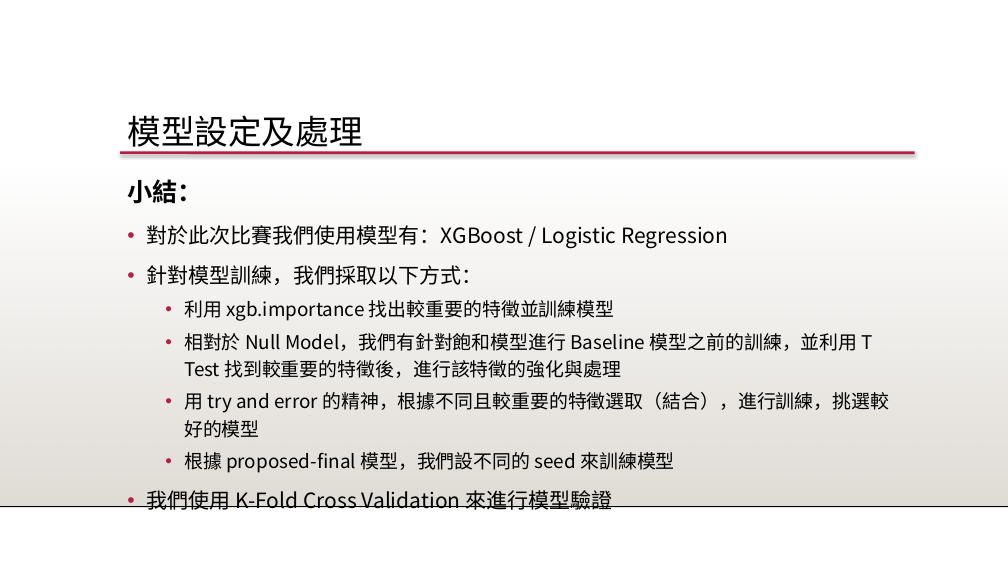
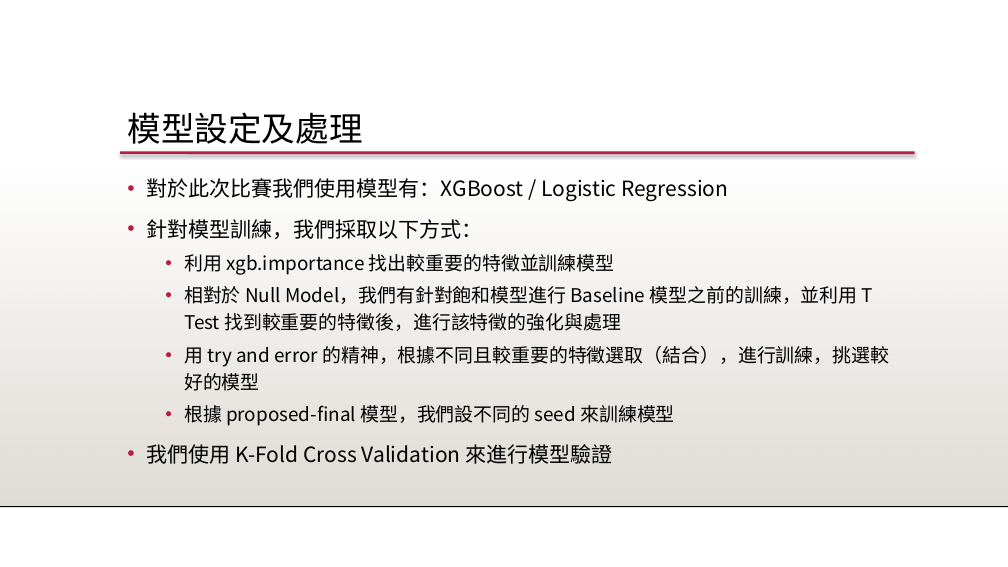
Before and after one commit to 1082-datascience/finalproject-finalproject-1082ds_group3, a slide deck: slide 28 of docs/1082_datascience_FP_3.pptx (slide 32 before the commit). Drawn at 1008x567 pixels with LibreOffice and Linux fonts; fonts in the diff are those of the drawing; background and template pictures are left out. Boxes give left, top, right and bottom in pixels: in the first picture for what was removed or moved away, otherwise in the second. Text is boxed around its words. In the diff, an @@ line names an element or a change of style, - is before the commit and + after.

```diff
--- a/docs/1082_datascience_FP_3.pptx
+++ b/docs/1082_datascience_FP_3.pptx
@@ text "模型設定及處理" at (127,112,362,144): line spacing 0.9 to 0.8 @@
@@ text at (127,179,203,204): paragraph removed @@
-小結：
```
Also in this commit, not shown: 38 other slides changed.
